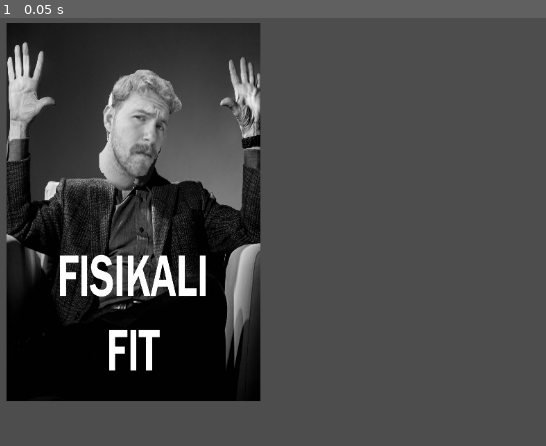
Above: before the commit, frame 1.
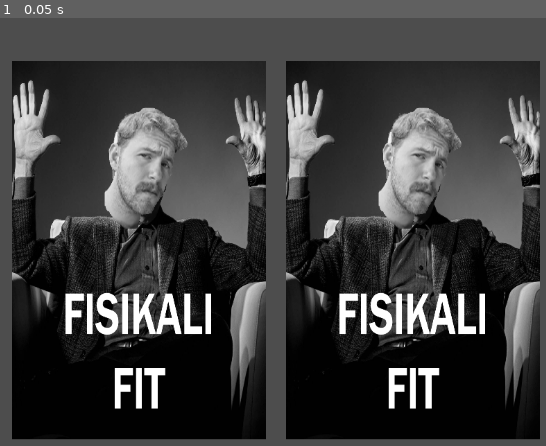
Above: after the commit, the same moment.

Repository: Jakobs9thClone/GetoarBuckshotFenster
Game: Godot game, scene res://Levels/main.tscn
The game is run twice, just before and just after one commit, with the same random seed, the same clock (stepped at 60 frames per second) and the same inputs.
Inputs:
- Up to frame 1 (0.05 s): no input

The runs differ from the first frame. In frame 1, 61% of the frame differs, in the area x 1-99%, y 1-99%.
Error after the commit: Parse Error: Identifier "otherCard" not declared in the current scope. (res://Objects/card.gd:25)

Commit message:
Mehr Code im Kartendings
Karten checken jz, wenn sie gecklickt sind und kennen ihren Nachbarn
Jz aber Absolute Mittagessung

Diff:
--- a/Levels/main.tscn
+++ b/Levels/main.tscn
@@ -4,5 +4,14 @@
 
 [node name="Main" type="Node2D"]
 
-[node name="Card" parent="." instance=ExtResource("1_oj8hd")]
-position = Vector2(550, 280)
+[node name="Card" parent="." node_paths=PackedStringArray("otherCard") instance=ExtResource("1_oj8hd")]
+position = Vector2(558, 335)
+isActive = null
+isCorner = null
+otherCard = NodePath("../Card2")
+
+[node name="Card2" parent="." node_paths=PackedStringArray("otherCard") instance=ExtResource("1_oj8hd")]
+position = Vector2(953, 335)
+isActive = null
+isCorner = null
+otherCard = NodePath("../Card")
--- a/Objects/card.gd
+++ b/Objects/card.gd
@@ -2,18 +2,32 @@
 
 @export var isActive = false
 @export var isCorner = true
+@export var topCard: Node
+@export var bottomCard: Node
+@export var leftCard: Node
+@export var rightCard: Node
 
 var cardValue = 0; #max 12
 var cardSymbol = 0; #max 3
 
+var mouseIsOn = false;
+
+var otherVar
+
+
 func _ready() -> void:
-	pass # Replace with function body.
-
-#sdfölkjsadfölkjasöldkföalskjdföoasjfiojawelvysrklgj
+	pass
+	#var otherVar = $card
+	#Replace with function body.
 
 # Called every frame. 'delta' is the elapsed time since the previous frame.
 func _process(delta: float) -> void:
-	pass
+	if otherCard.mouseIsOn == true:
+		print("otherCard active")
+	#print(otherVar.isActive)
+	#var otherScript = otherCard.get_script()
+	#if otherScript.isActive == true:
+	#	print("collision with other object")
 
 func _input(event):
 	# Mouse in viewport coordinates.
@@ -24,4 +38,16 @@
 		pass
 
 	# Print the size of the viewport.
-	print("Viewport Resolution is: ", get_viewport().get_visible_rect().size)
+	#print("Viewport Resolution is: ", get_viewport().get_visible_rect().size)
+
+func _on_area_2d_area_entered(area: Area2D) -> void:
+	print("area entered"); # Replace with function body.
+
+func _on_area_2d_mouse_entered() -> void:
+	mouseIsOn = true; # Replace with function body.
+
+func _on_area_2d_mouse_shape_entered(shape_idx: int) -> void:
+	pass # Replace with function body.
+
+func _on_area_2d_mouse_exited() -> void:
+	mouseIsOn = false # Replace with function body.
--- a/Objects/card.tscn
+++ b/Objects/card.tscn
@@ -1,7 +1,10 @@
-[gd_scene load_steps=3 format=3 uid="uid://dtvt432xk124c"]
+[gd_scene load_steps=4 format=3 uid="uid://dtvt432xk124c"]
 
 [ext_resource type="Texture2D" uid="uid://bnkh1sdiqxsw0" path="res://Sprites/karten/fisikali fit.png" id="1_dk6je"]
 [ext_resource type="Script" uid="uid://bw5s56s7a2byq" path="res://Objects/card.gd" id="1_plkrm"]
+
+[sub_resource type="RectangleShape2D" id="RectangleShape2D_plkrm"]
+size = Vector2(366, 544)
 
 [node name="Card" type="Node2D"]
 script = ExtResource("1_plkrm")
@@ -9,3 +12,13 @@
 [node name="Sprite2D" type="Sprite2D" parent="."]
 scale = Vector2(0.25, 0.35541284)
 texture = ExtResource("1_dk6je")
+
+[node name="Area2D" type="Area2D" parent="."]
+
+[node name="CollisionShape2D" type="CollisionShape2D" parent="Area2D"]
+shape = SubResource("RectangleShape2D_plkrm")
+
+[connection signal="area_entered" from="Area2D" to="." method="_on_area_2d_area_entered"]
+[connection signal="mouse_entered" from="Area2D" to="." method="_on_area_2d_mouse_entered"]
+[connection signal="mouse_exited" from="Area2D" to="." method="_on_area_2d_mouse_exited"]
+[connection signal="mouse_shape_entered" from="Area2D" to="." method="_on_area_2d_mouse_shape_entered"]
Binary file removed: Sprites/einsätze/CarKey.png
Not shown, removed: Sprites/einsätze/CarKey.png.import
Binary file removed: Sprites/einsätze/CarKey2.png
